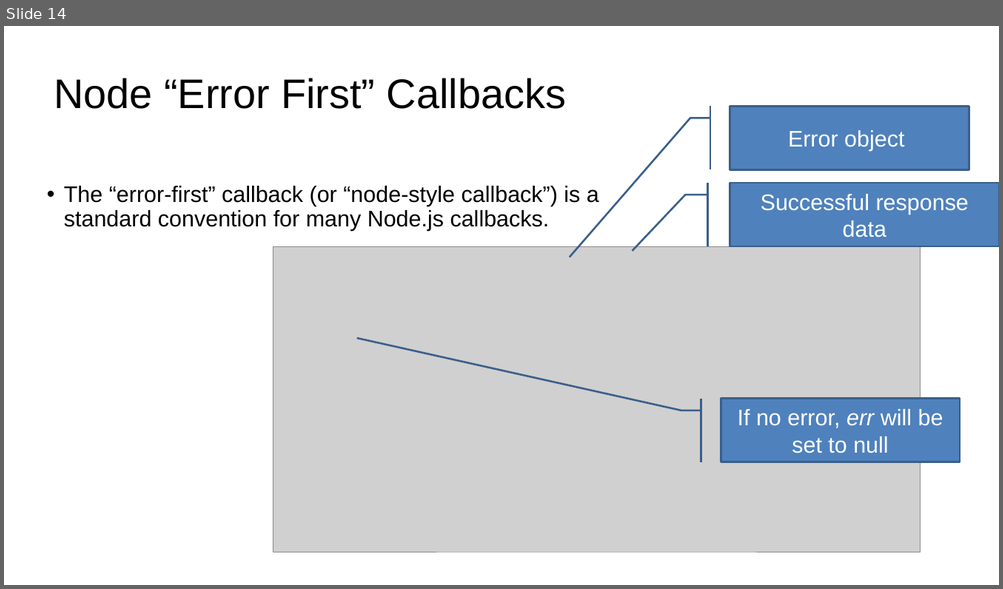
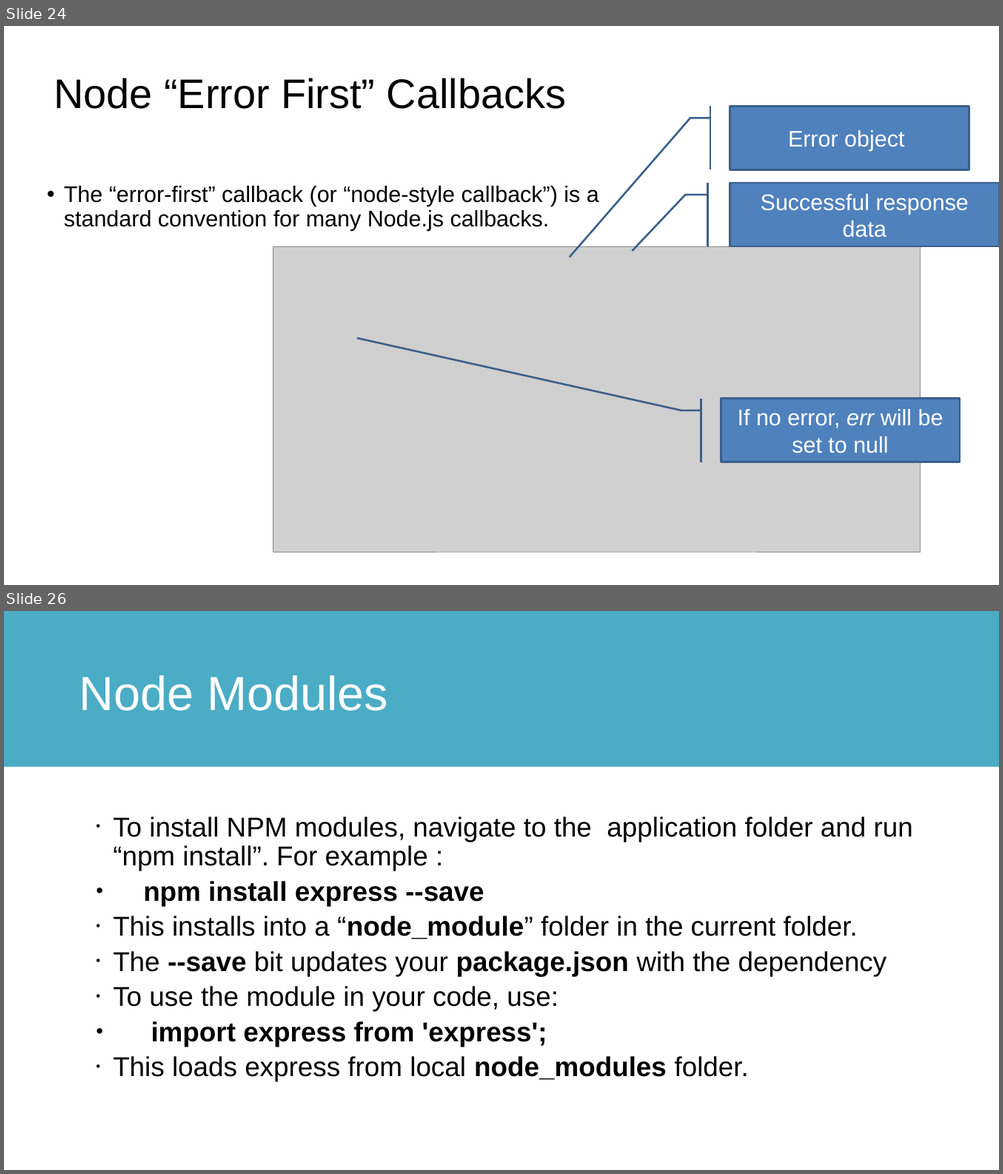
Before and after one commit to diarmuidoconnor/ict-2021, a slide deck: topic09/talk-1/node-2020.pptx. Shown one above the other, each under a label of ours: slide 14 before the commit, slides 24 and 26 after it; the slides between them are not shown. The pictures are 1003x589 and 1003x1174 pixels, drawn with LibreOffice and Linux fonts; fonts in the diff are those of the drawing; grey boxes stand for pictures. Boxes give left, top, right and bottom in pixels: in the first picture for what was removed or moved away, otherwise in the second. Text is boxed around its words. In the diff, an @@ line names an element or a change of style, - is before the commit and + after.

```diff
--- a/topic09/talk-1/node-2020.pptx
+++ b/topic09/talk-1/node-2020.pptx
@@ slide 26 added at <box>4,611,999,1170</box>, background #FFFFFF @@
@@ rectangle added at <box>4,611,999,766</box>, fill #4BACC6 @@
@@ text added at <box>79,675,388,711</box>, 51 pt, text #FFFFFF @@
+Node Modules
@@ text added at <box>113,817,913,1082</box>, 29 pt, text #000000 @@
+• To install NPM modules, navigate to the application folder and run “npm install”. For example :
+  • npm install express --save
+• This installs into a “node_module” folder in the current folder.
+• The --save bit updates your package.json with the dependency
+• To use the module in your code, use:
+  • import express from 'express';
+• This loads express from local node_modules folder.
@@ what was slide 14 is now slide 24 @@
```
Also in this commit, not shown: 6 slides changed, 15 other slides added, 58 other files.
